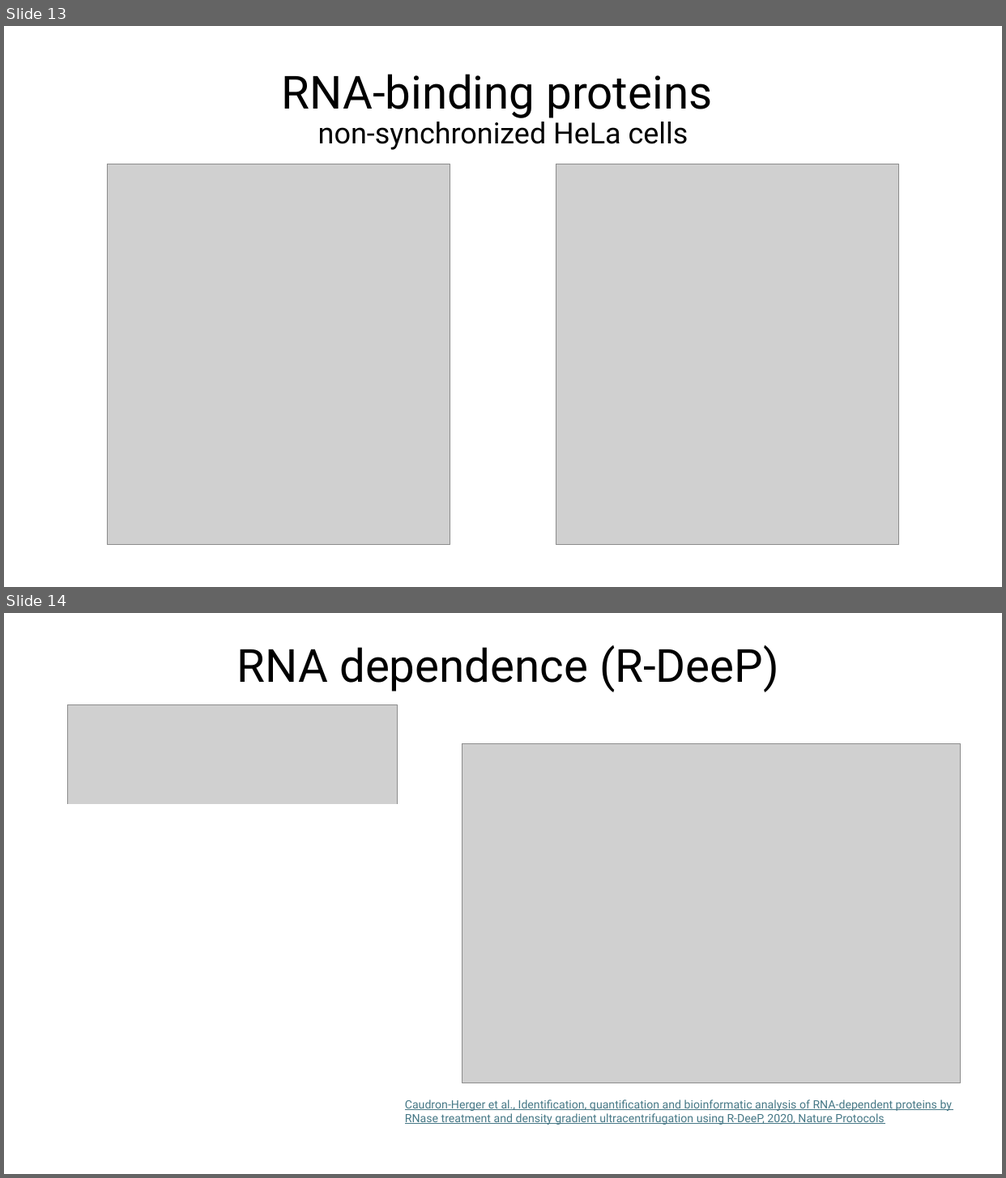
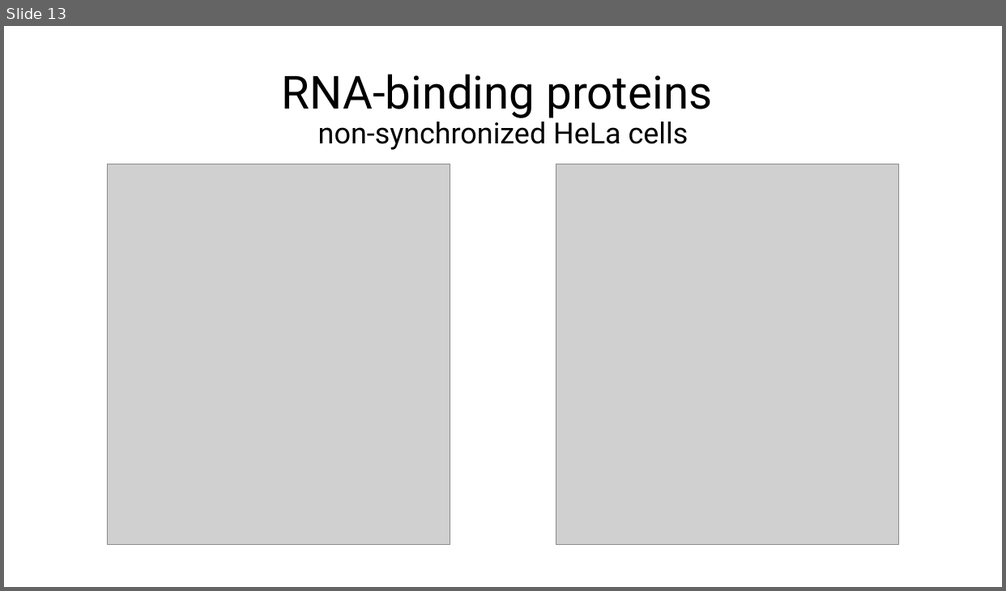
Before and after one commit to MichelaPozzi/2025-topic-03-group-01, a slide deck: Project Proposal Ben.pptx. Shown one above the other, each under a label of ours: slides 13 and 14 before the commit, slide 13 after it. The pictures are 1006x1178 and 1006x591 pixels, drawn with LibreOffice and Linux fonts; fonts in the diff are those of the drawing; grey boxes stand for pictures. Boxes give left, top, right and bottom in pixels: in the first picture for what was removed or moved away, otherwise in the second. Text is boxed around its words. In the diff, an @@ line names an element or a change of style, - is before the commit and + after.

```diff
--- a/Project Proposal Ben.pptx
+++ b/Project Proposal Ben.pptx
@@ slide 14 removed at box(4, 613, 1002, 1174), background #FFFFFF @@
@@ title removed at box(237, 645, 779, 692) @@
-RNA dependence (R-DeeP)
@@ picture removed at box(68, 705, 398, 1168) @@
@@ picture removed at box(462, 744, 961, 1083) @@
@@ rectangle removed at box(62, 805, 398, 914) @@
@@ rectangle removed at box(62, 908, 301, 1023) @@
@@ rectangle removed at box(301, 908, 403, 1023) @@
@@ rectangle removed at box(62, 1021, 224, 1168) @@
@@ rectangle removed at box(224, 1016, 430, 1169) @@
@@ text removed at box(405, 1100, 953, 1125) @@
-Caudron-Herger et al., Identification, quantification and bioinformatic analysis of RNA-dependent proteins by RNase treatment and density gradient ultracentrifugation using R-DeeP, 2020, Nature Protocols
```
Also in this commit, not shown: 2 slides changed, 1 slide added.
